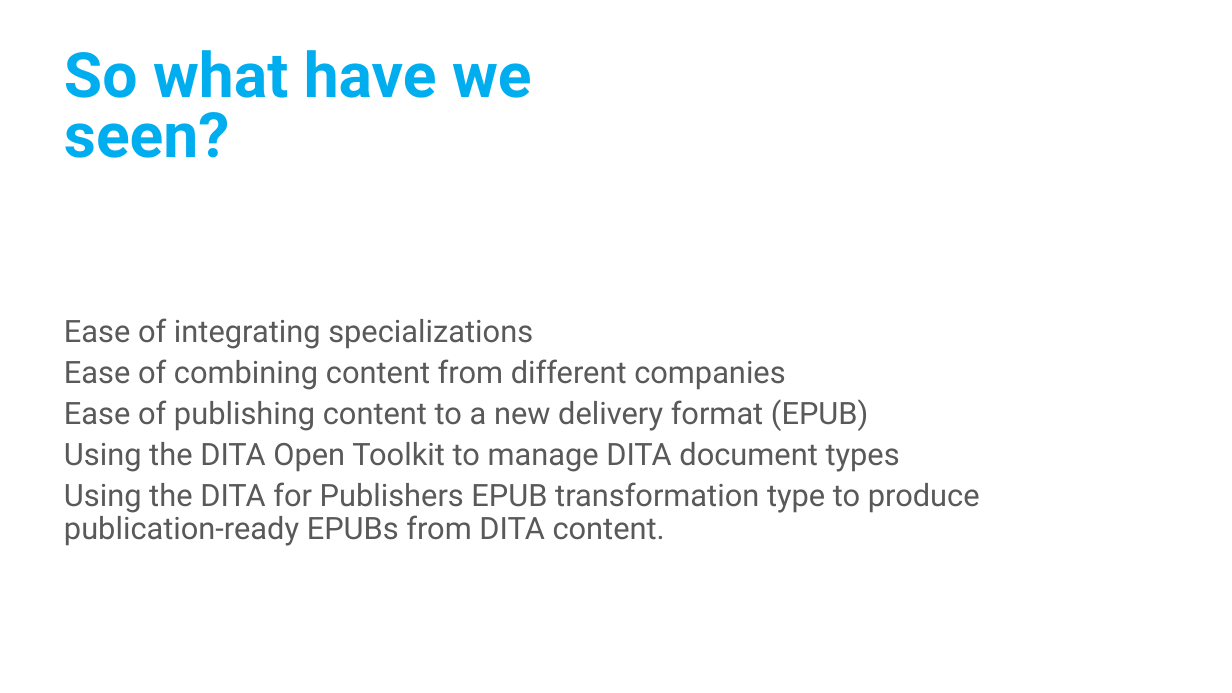
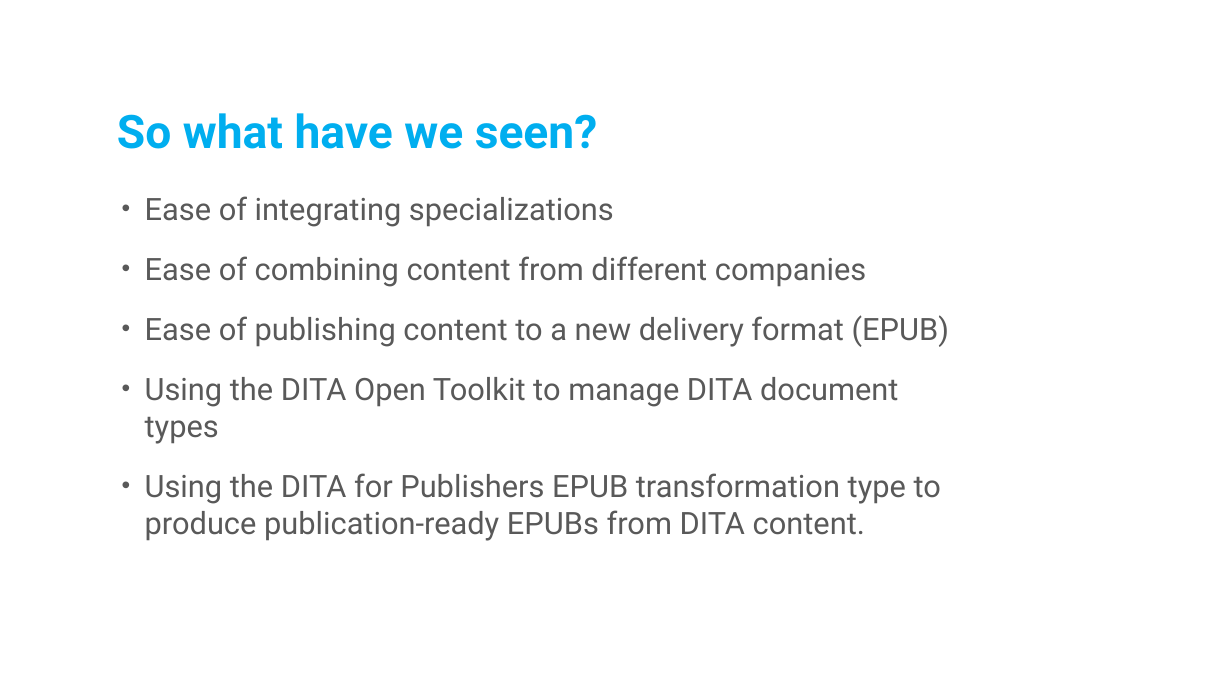
Before and after one commit to dita-tekom-interoperability-demo/demo-doc-source, a slide deck: slide 6 of DITA for Publishers scenario.pptx. Drawn at 1232x693 pixels with LibreOffice and Linux fonts; fonts in the diff are those of the drawing; background and template pictures are left out. Boxes give left, top, right and bottom in pixels: in the first picture for what was removed or moved away, otherwise in the second. Text is boxed around its words. In the diff, an @@ line names an element or a change of style, - is before the commit and + after.

Commit message:
Start of publication sample

```diff
--- a/DITA for Publishers scenario.pptx
+++ b/DITA for Publishers scenario.pptx
@@ title "So what have we seen?": place and size @@
-title "So what have we seen?" at (64, 50, 532, 158)
+title "So what have we seen?" at (117, 113, 598, 149)
@@ title "So what have we seen?" at (117, 113, 598, 149): size 48.6 to 36 pt @@
@@ text "Ease of integrating specializations": place and size @@
-text "Ease of integrating specializations" at (64, 318, 980, 546)
+text "Ease of integrating specializations" at (145, 196, 949, 541)
@@ text "Ease of integrating specializations" at (145, 196, 949, 541): bullet none to •; line spacing 0.9 to 1; more space between paragraphs @@
```
Also in this commit, not shown: 5 other slides changed, 3 other files.
